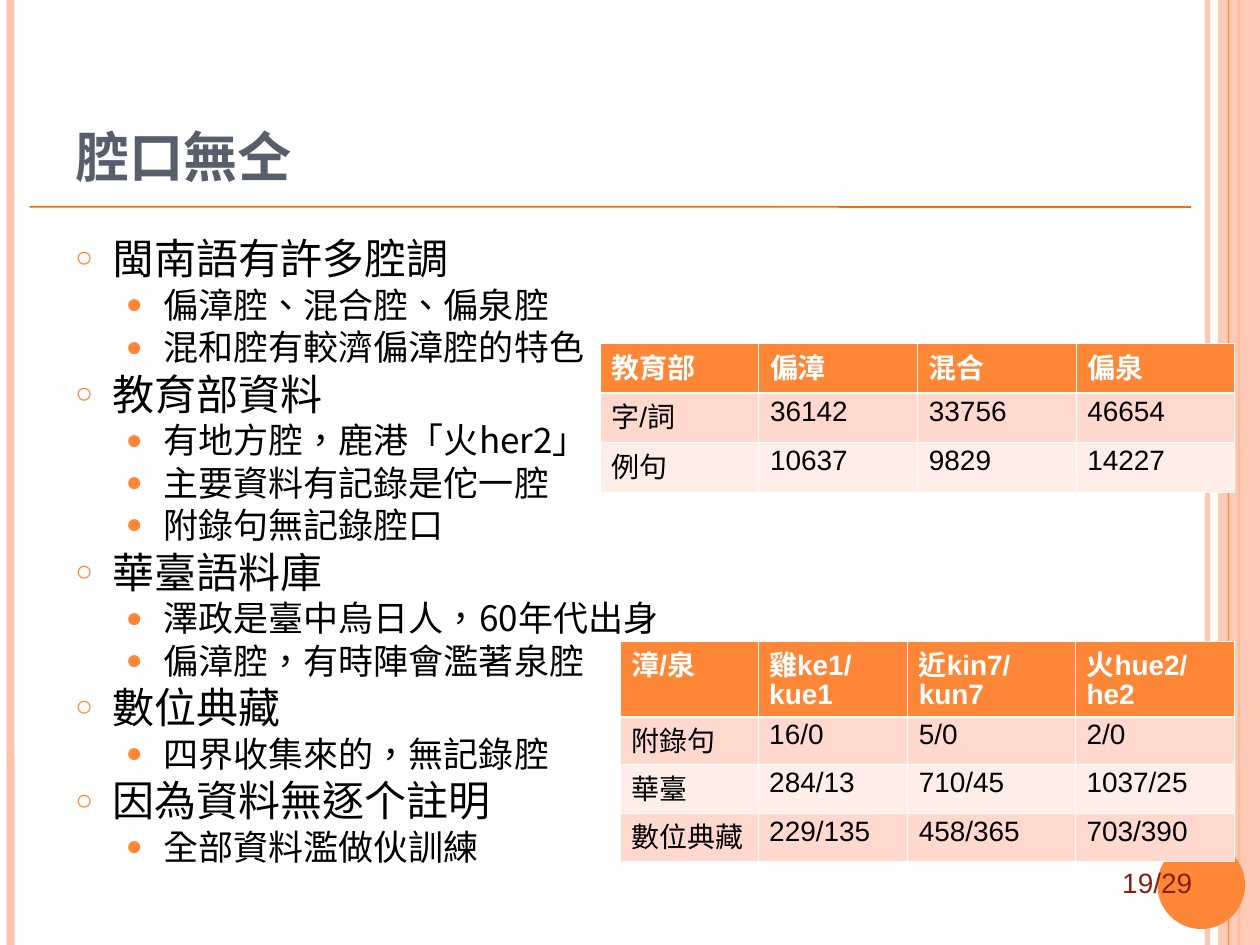
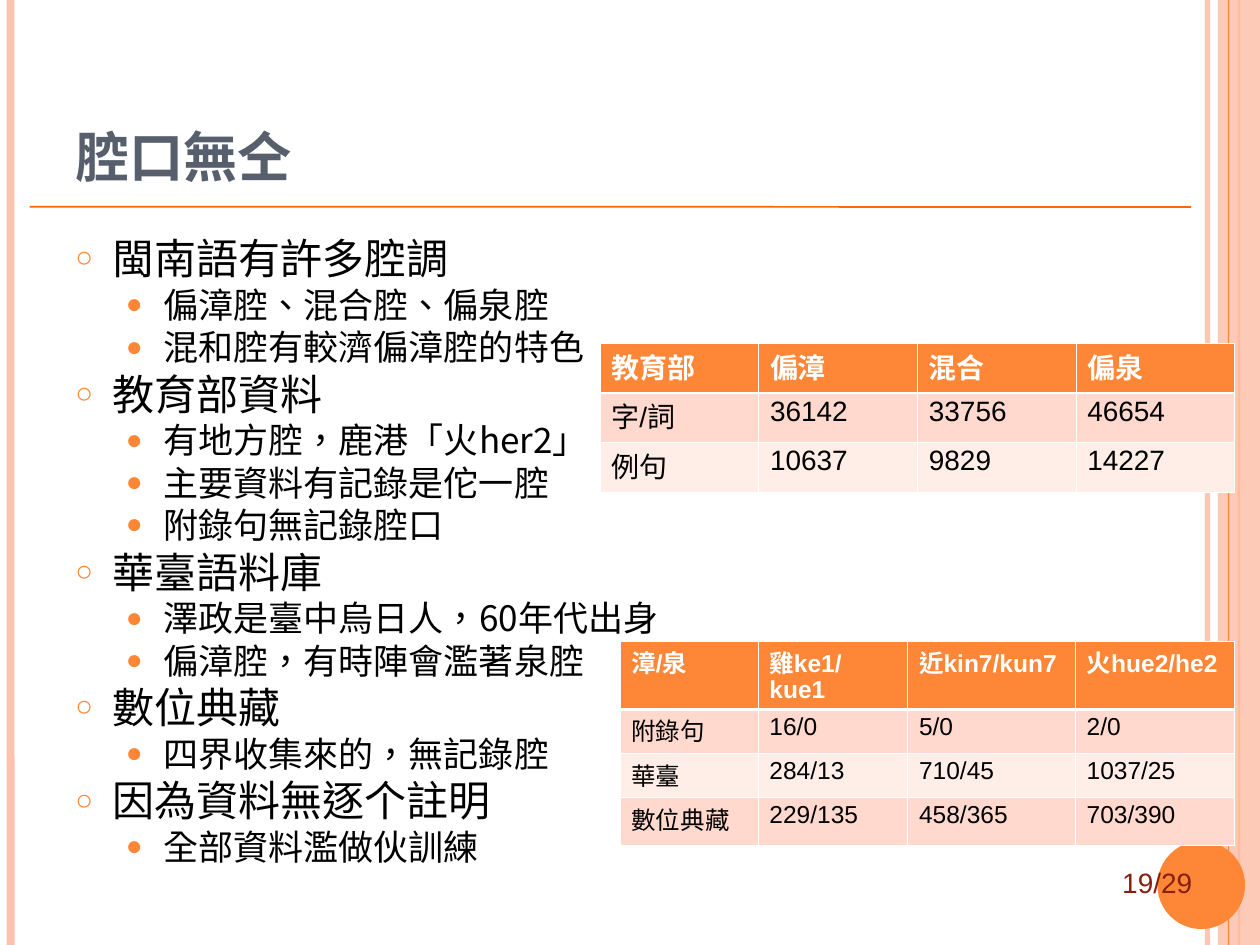
Before and after one commit to sih4sing5hong5/po3-ko3_tau5-iann2-phinn3, a slide deck: slide 19 of 翻譯報告.ppt. Drawn at 1260x945 pixels with LibreOffice and Linux fonts; fonts in the diff are those of the drawing; background and template pictures are left out. Boxes give left, top, right and bottom in pixels: in the first picture for what was removed or moved away, otherwise in the second. Text is boxed around its words. In the diff, an @@ line names an element or a change of style, - is before the commit and + after.

```diff
--- a/翻譯報告.ppt
+++ b/翻譯報告.ppt
@@ table at <box>620,641,1235,835</box> @@
@@ size 16 to 14 pt @@
```
Also in this commit, not shown: 1 other slide changed, 1 slide added.
